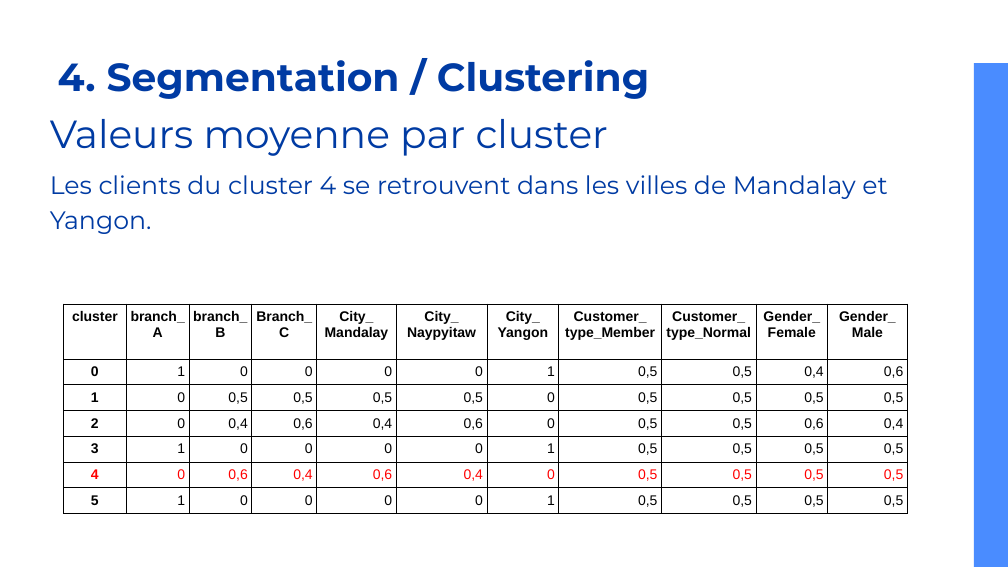
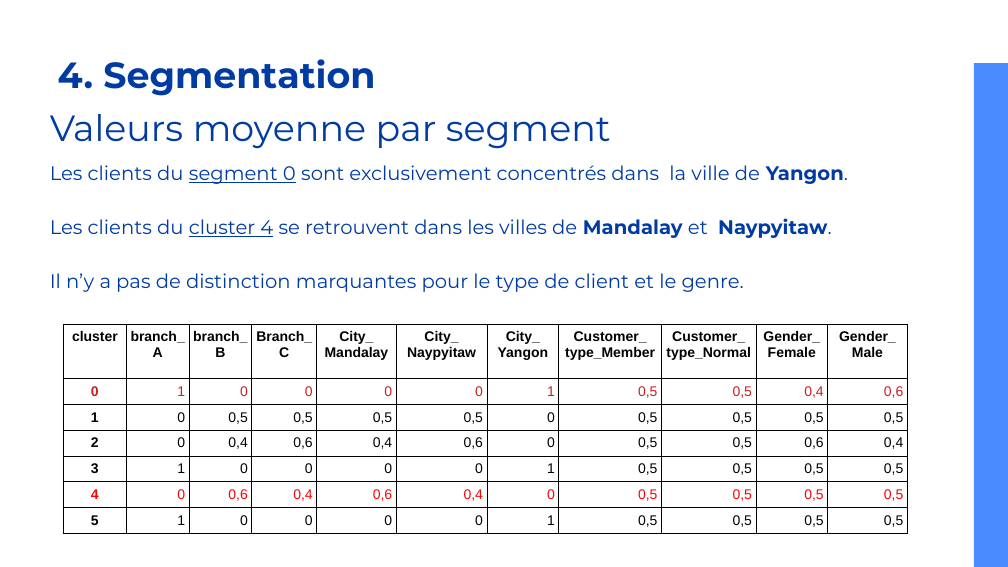
Before and after one commit to caseguin/Clustering, a slide deck: slide 23 of SuperMarket_clustering2.odp. Drawn at 1008x567 pixels with LibreOffice and Linux fonts; fonts in the diff are those of the drawing. Boxes give left, top, right and bottom in pixels: in the first picture for what was removed or moved away, otherwise in the second. Text is boxed around its words. In the diff, an @@ line names an element or a change of style, - is before the commit and + after.

```diff
--- a/SuperMarket_clustering2.odp
+++ b/SuperMarket_clustering2.odp
@@ title at [58,59,375,96]: text changed; size 28 to 26 pt @@
-4. Segmentation / Clustering
+4. Segmentation
@@ title at [50,114,611,149]: text changed; size 28 to 26 pt @@
-Valeurs moyenne par cluster
+Valeurs moyenne par segment
@@ title at [50,165,848,292]: text changed; size 18 to 14 pt @@
-Les clients du cluster 4 se retrouvent dans les villes de Mandalay et Yangon.
+Les clients du segment 0 sont exclusivement concentrés dans la ville de Yangon.
+Les clients du cluster 4 se retrouvent dans les villes de Mandalay et Naypyitaw.
+Il n’y a pas de distinction marquantes pour le type de client et le genre.
@@ table at [64,324,906,531] @@
@@ text colour #000000 to #C9211E in "0", "1", "0", "0" and 7 more places @@
@@ table: place and size @@
-table at [64,304,906,511]
+table at [64,324,906,531]
```
Also in this commit, not shown: 24 other slides changed, 4 slides added, 3 slides removed, 13 other files.
